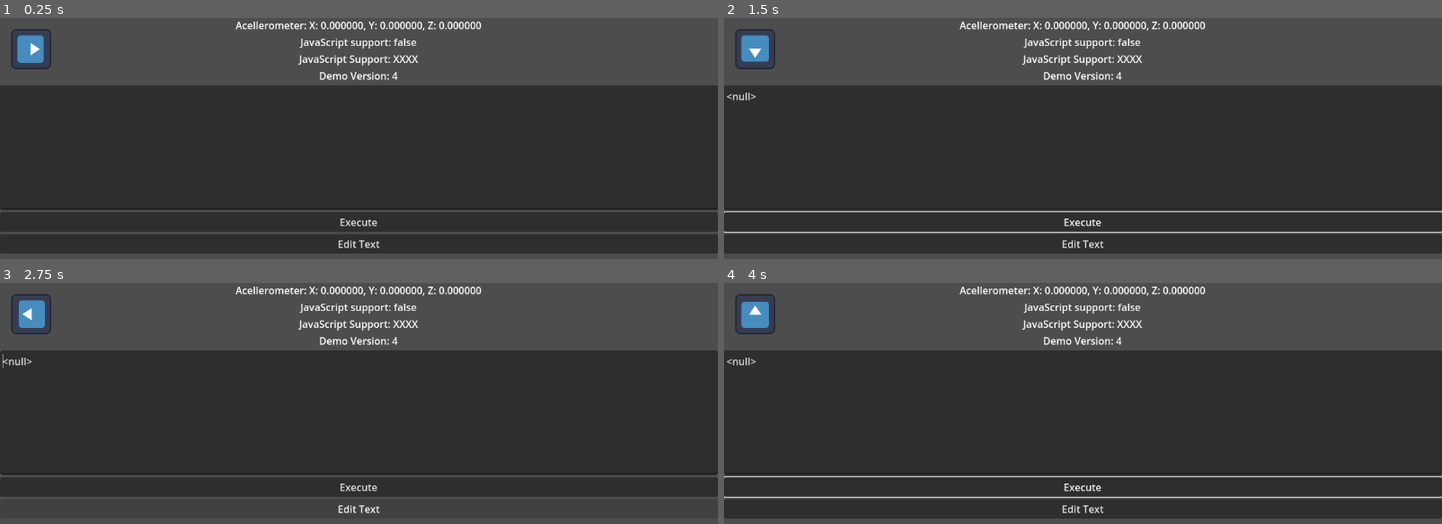
Above: before the commit, frames 1-4 (two rows, left to right).
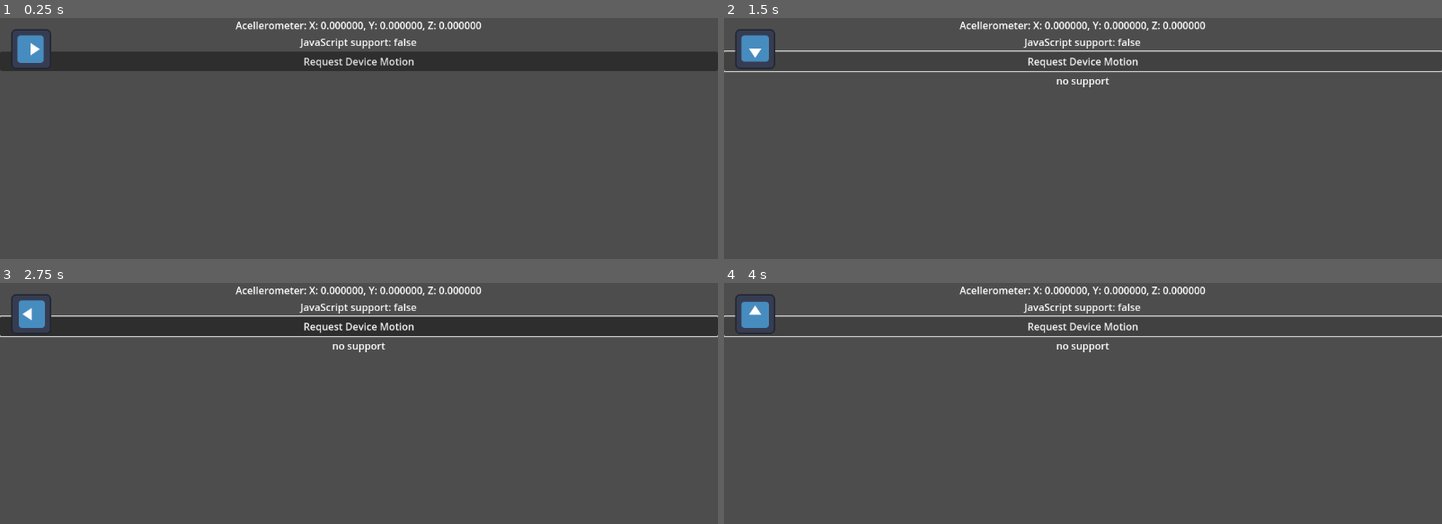
Above: after the commit, the same moments.

Repository: egreenfield323/CS390-group-prototype-2
Game: Godot game, scene res://scenes/test/input_demo.tscn
Same seed, same stepped clock (60 frames per second), same inputs: the game is played once before the commit and once after it. The engine's default icon, where the game draws it, is replaced by a stand-in: a white triangle on a blue panel in a dark square.
Inputs (mouse positions are in pixels of both pictures, inside the frame that each line leads up to):
- Up to frame 1 (0.25 s): no input
- Up to frame 2 (1.5 s): click (1083, 222) at 0.5 s, where only the run before the commit has a clickable "Execute"; click (1083, 61) at 1.25 s, where only the run after the commit has a clickable "Request Device Motion"
- Up to frame 3 (2.75 s): click (359, 509) at 2 s, where only the run before the commit has a clickable "Edit Text"
- Up to frame 4 (4 s): click (1083, 487) at 2.75 s, where only the run before the commit has a clickable "Execute"; click (1083, 326) at 3.5 s, where only the run after the commit has a clickable "Request Device Motion"

The runs differ from the first frame. In frame 1, 75% of the frame differs, in the area x 0-100%, y 14-98%; in frame 2, 69%; in frame 3, 68%; in frame 4, 69%.

Commit message:
Add request access button, remove console

Diff:
--- a/autoload/web_input.gd
+++ b/autoload/web_input.gd
@@ -3,7 +3,7 @@
 
 signal flags_updated(flags)
 
-var _js_callback = JavaScriptBridge.create_callback(func(args): flags_updated.emit(args))
+
 func _init():
 	if !supports_js():
 		return
@@ -30,9 +30,14 @@
 	#""", true)
 
 
-func register_accelerometer_listener() -> void:
-	var window = JavaScriptBridge.get_interface("window")
-	window.ondevicemotion = _js_callback
+func request_access() -> String:
+	if !supports_js():
+		return "no support"
+
+	var result = JavaScriptBridge.eval("""
+		await DeviceOrientationEvent.requestPermission()
+	""", true)
+	return str(result)
 
 
 func get_accelerometer() -> Vector3:
@@ -47,12 +52,3 @@
 
 func supports_js() -> bool:
 	return OS.has_feature("web_ios") or OS.has_feature("web_android")
-
-
-func try_permission() -> String:
-	if !supports_js():
-		return "JS not supported."
-	else:
-		var orientation = JavaScriptBridge.get_interface("DeviceOrientationEvent")
-		orientation.then(_js_callback)
-		return ""
--- a/scenes/test/input_demo.gd
+++ b/scenes/test/input_demo.gd
@@ -5,19 +5,11 @@
 
 
 func _ready() -> void:
-	WebInput.flags_updated.connect(
-		func(args):
-			$VBox/UserAgent.text = str(args)
-	)
-	WebInput.try_permission()
 	$VBox/Support.text = SUPPORT_TEXT % WebInput.supports_js()
 
 func _process(delta: float) -> void:
 	var data := WebInput.get_accelerometer()
 	$VBox/Acellerometer.text = ACCELEROMETER_TEXT % [data.x, data.y, data.z]
 
-func _on_execute_pressed() -> void:
-	$VBox/Console.text = str(JavaScriptBridge.eval($VBox/Console.text))
-
-func _on_edit_text_pressed() -> void:
-	$VBox/Console.grab_focus()
+func _on_request_motion_pressed() -> void:
+	$VBox/Result.text = WebInput.request_access()
--- a/scenes/test/input_demo.tscn
+++ b/scenes/test/input_demo.tscn
@@ -37,33 +37,16 @@
 vertical_alignment = 1
 autowrap_mode = 3
 
-[node name="UserAgent" type="Label" parent="VBox"]
+[node name="RequestMotion" type="Button" parent="VBox"]
+layout_mode = 2
+text = "Request Device Motion"
+
+[node name="Result" type="Label" parent="VBox"]
 layout_mode = 2
 size_flags_vertical = 1
-text = "JavaScript Support: XXXX"
 horizontal_alignment = 1
 vertical_alignment = 1
 autowrap_mode = 3
-
-[node name="DemoVersion" type="Label" parent="VBox"]
-layout_mode = 2
-size_flags_vertical = 1
-text = "Demo Version: 4"
-horizontal_alignment = 1
-vertical_alignment = 1
-autowrap_mode = 3
-
-[node name="Console" type="TextEdit" parent="VBox"]
-custom_minimum_size = Vector2(0, 200)
-layout_mode = 2
-
-[node name="Execute" type="Button" parent="VBox"]
-layout_mode = 2
-text = "Execute"
-
-[node name="EditText" type="Button" parent="VBox"]
-layout_mode = 2
-text = "Edit Text"
 
 [node name="Sprite" type="Sprite2D" parent="."]
 position = Vector2(50, 50)
@@ -71,5 +54,4 @@
 texture = ExtResource("2_4scne")
 script = ExtResource("3_tj2gu")
 
-[connection signal="pressed" from="VBox/Execute" to="." method="_on_execute_pressed"]
-[connection signal="pressed" from="VBox/EditText" to="." method="_on_edit_text_pressed"]
+[connection signal="pressed" from="VBox/RequestMotion" to="." method="_on_request_motion_pressed"]
Not shown, changed: index.html
Not shown, changed: index.pck
